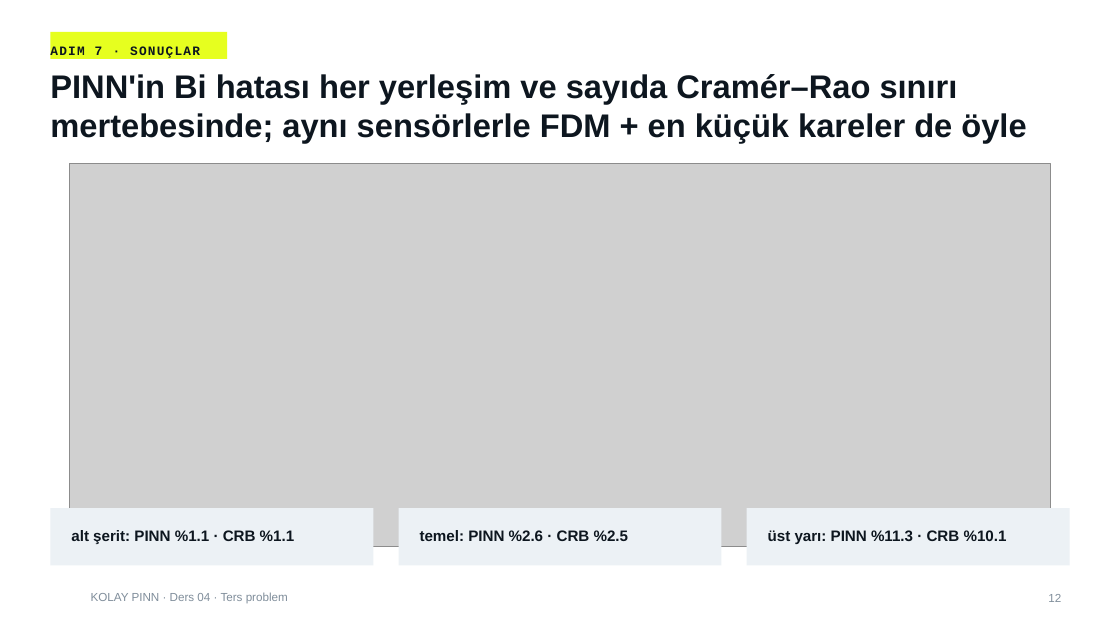
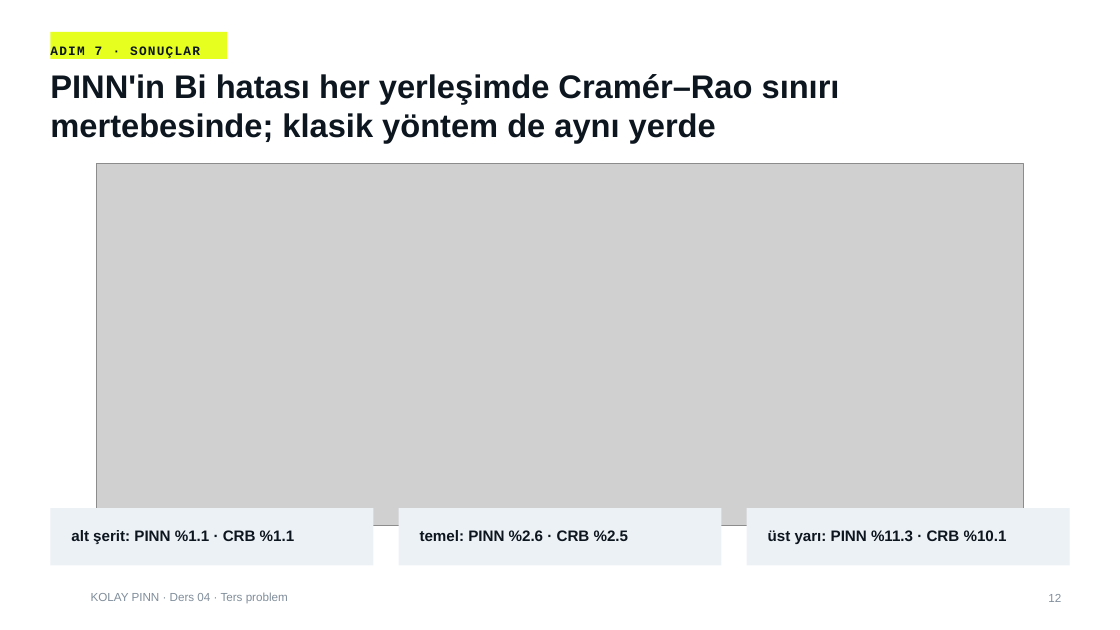
Before and after one commit to mikbalarikan/Kolay-pinn, a slide deck: slide 12 of cases/01-2d-heat-conduction/lecture/ders04/ders04_ters_problem.pptx. Drawn at 1120x630 pixels with LibreOffice and Linux fonts; fonts in the diff are those of the drawing; grey boxes stand for pictures; background and template pictures are left out. Boxes give left, top, right and bottom in pixels: in the first picture for what was removed or moved away, otherwise in the second. Text is boxed around its words. In the diff, an @@ line names an element or a change of style, - is before the commit and + after.

```diff
--- a/cases/01-2d-heat-conduction/lecture/ders04/ders04_ters_problem.pptx
+++ b/cases/01-2d-heat-conduction/lecture/ders04/ders04_ters_problem.pptx
@@ title at bbox=[50, 74, 840, 143]: text changed @@
-PINN'in Bi hatası her yerleşim ve sayıda Cramér–Rao sınırı mertebesinde; aynı sensörlerle FDM + en küçük kareler de öyle
+PINN'in Bi hatası her yerleşimde Cramér–Rao sınırı mertebesinde; klasik yöntem de aynı yerde
@@ picture: place and size @@
-picture at bbox=[70, 164, 1050, 546]
+picture at bbox=[97, 164, 1023, 525]
```
Also in this commit, not shown: 4 other slides changed, 58 other files.
